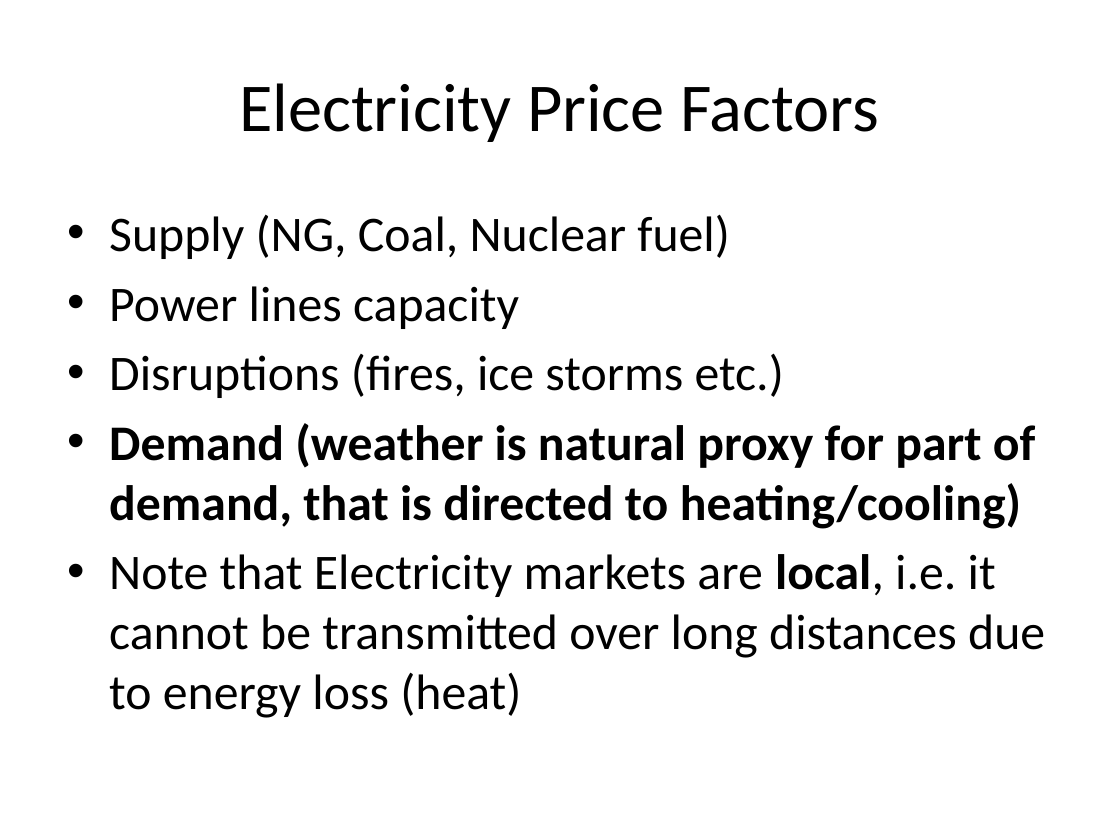
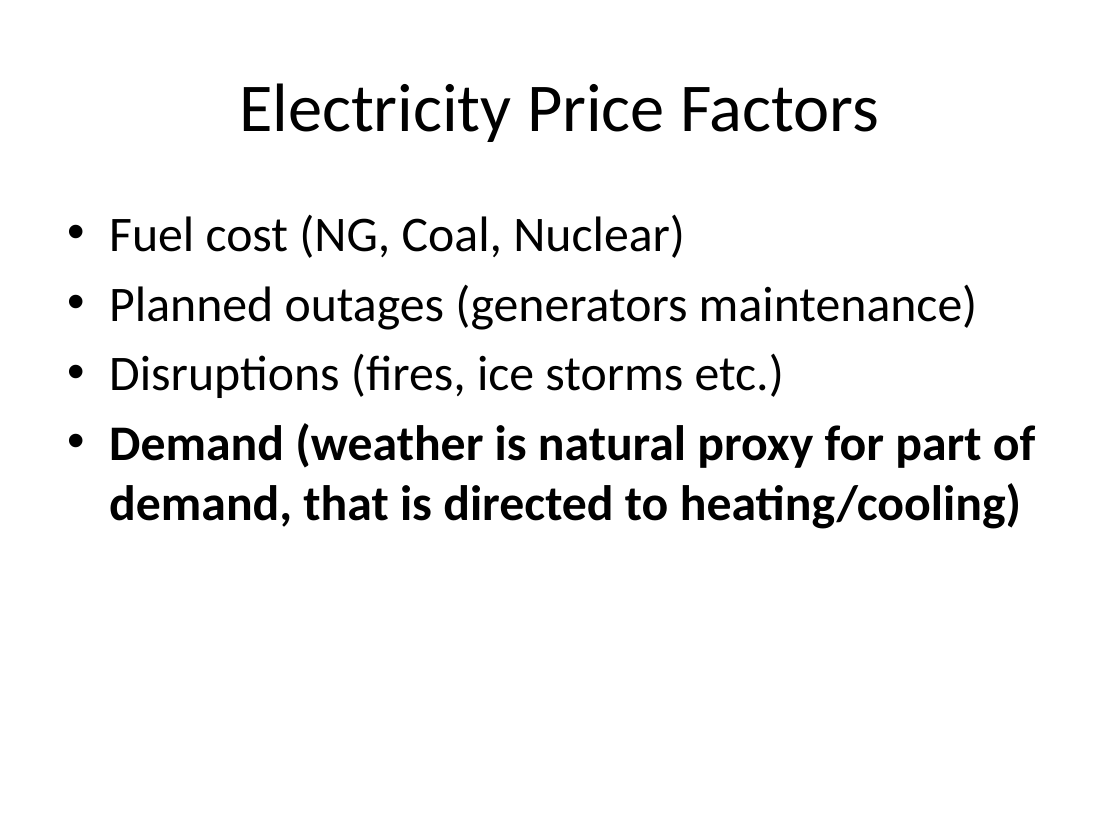
Before and after one commit to quantbin/xpl, a slide deck: slide 10 of energy.pptx (slide 9 before the commit). Drawn at 1120x840 pixels with LibreOffice and Linux fonts; fonts in the diff are those of the drawing. Boxes give left, top, right and bottom in pixels: in the first picture for what was removed or moved away, otherwise in the second. Text is boxed around its words. In the diff, an @@ line names an element or a change of style, - is before the commit and + after.

```diff
--- a/energy.pptx
+++ b/energy.pptx
@@ text at (109,214,978,330): text changed @@
-• Supply (NG, Coal, Nuclear fuel)
-• Power lines capacity
+• Fuel cost (NG, Coal, Nuclear)
+• Planned outages (generators maintenance)
@@ text at (109,554,1045,718): paragraph removed @@
-• Note that Electricity markets are local, i.e. it cannot be transmitted over long distances due to energy loss (heat)
```
Also in this commit, not shown: 10 other slides changed, 9 slides added.
